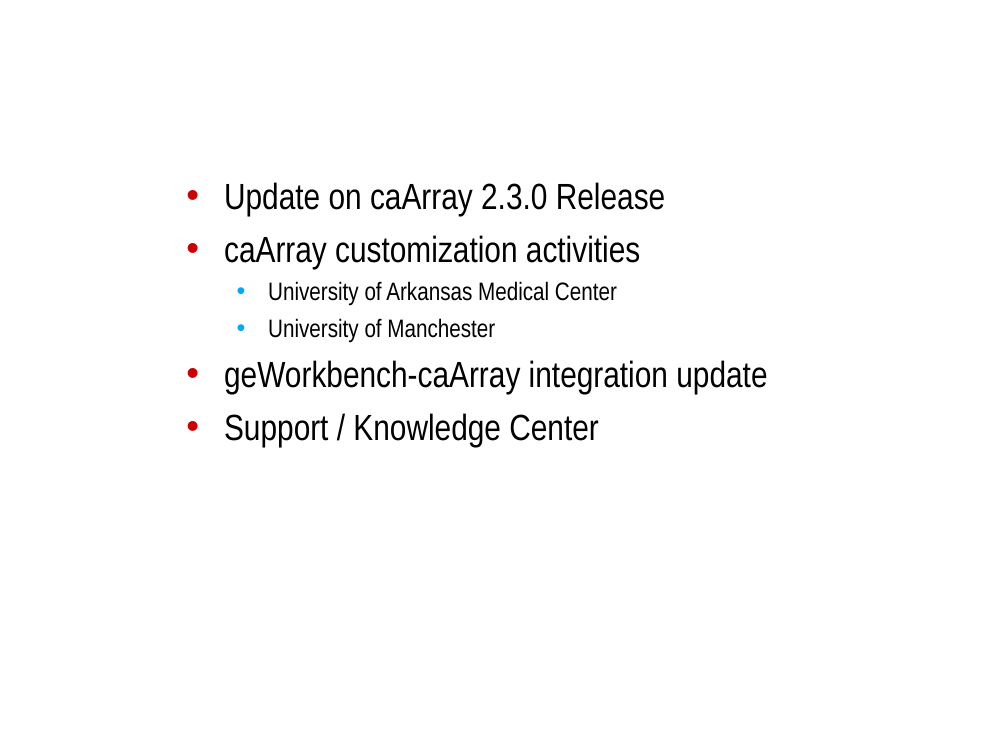
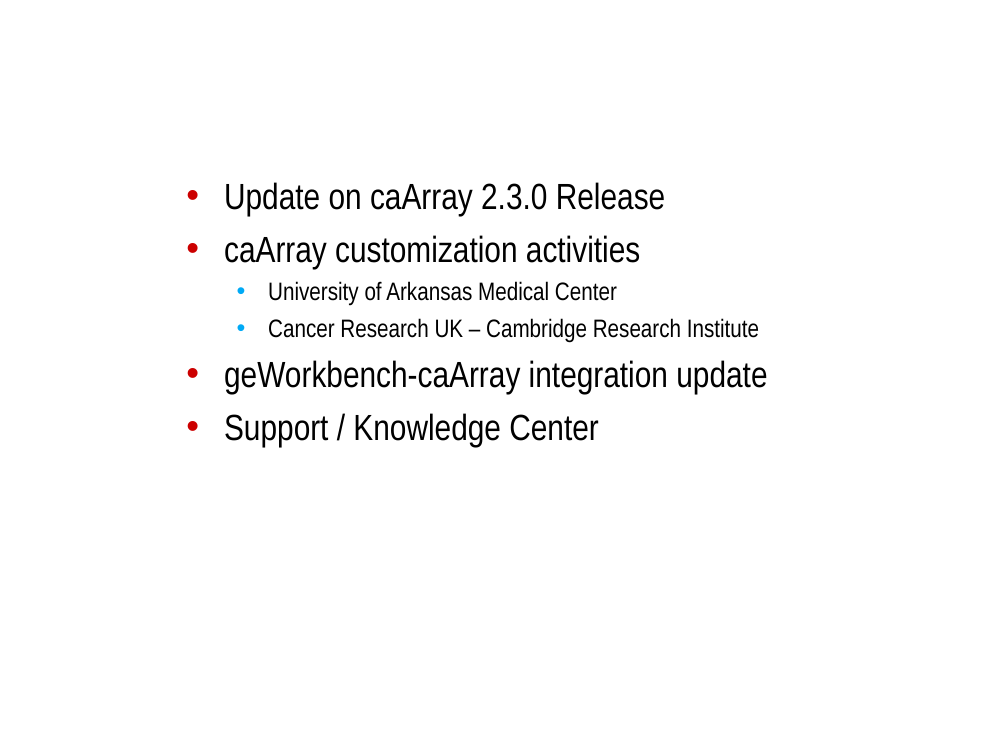
Before and after one commit to NCIP/caarray-docs, a slide deck: slide 2 of project_management/open_meetings/caArray User Community Meeting 2009.11.04.ppt. Drawn at 1008x756 pixels with LibreOffice and Linux fonts; fonts in the diff are those of the drawing; background and template pictures are left out. Boxes give left, top, right and bottom in pixels: in the first picture for what was removed or moved away, otherwise in the second. Text is boxed around its words. In the diff, an @@ line names an element or a change of style, - is before the commit and + after.

```diff
--- a/project_management/open_meetings/caArray User Community Meeting 2009.11.04.ppt
+++ b/project_management/open_meetings/caArray User Community Meeting 2009.11.04.ppt
@@ text at <box>268,318,759,343</box>: text changed @@
-  • University of Manchester
+  • Cancer Research UK – Cambridge Research Institute
```
Also in this commit, not shown: 2 other slides changed, 8 slides added, 1 slide removed.
